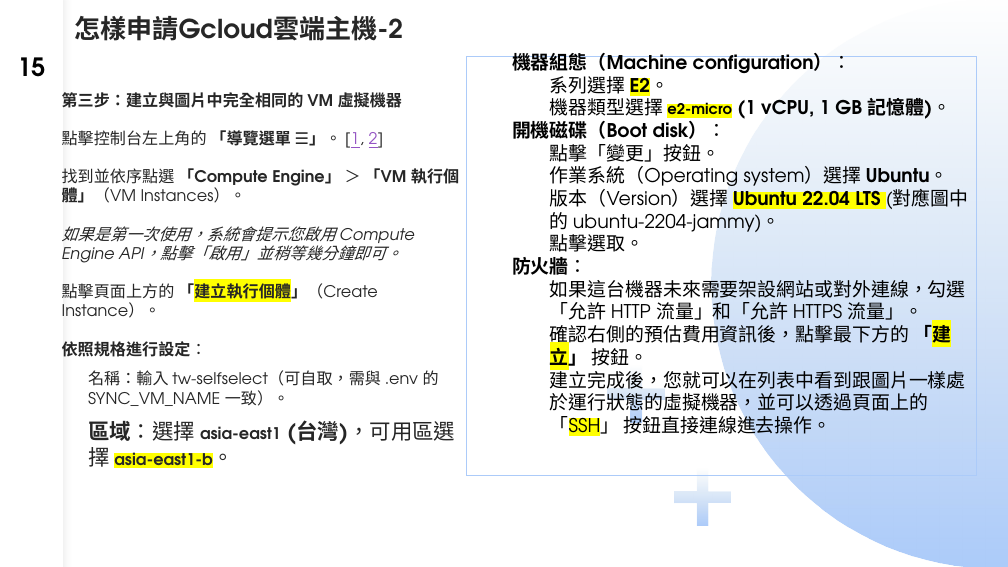
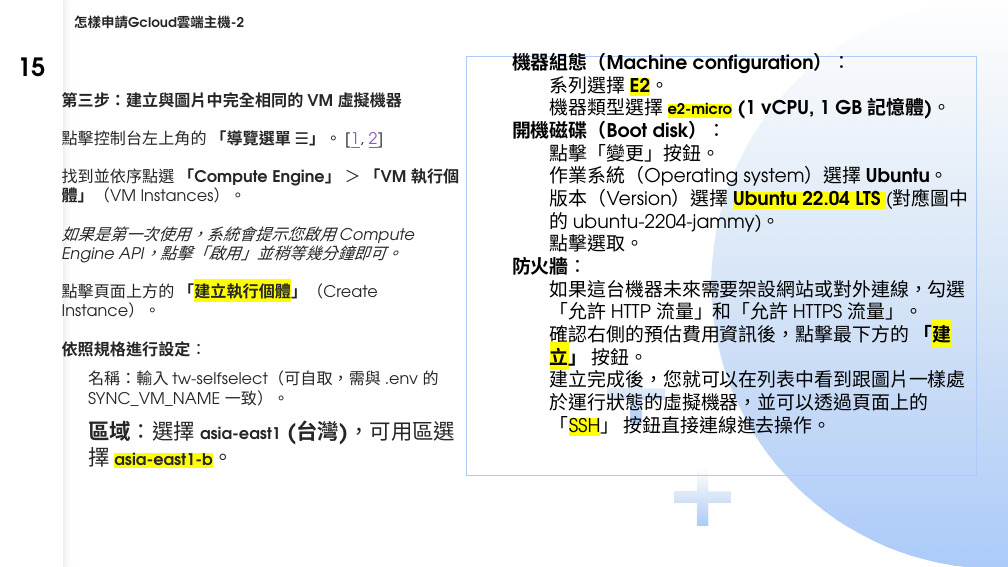
Before and after one commit to dinchentech/tw-selfselect, a slide deck: slide 15 of plans/ppt/TW-SELFSELECT台股買賣自動化系統-W1-講稿版.pptx. Drawn at 1008x567 pixels with LibreOffice and Linux fonts; fonts in the diff are those of the drawing. Boxes give left, top, right and bottom in pixels: in the first picture for what was removed or moved away, otherwise in the second. Text is boxed around its words. In the diff, an @@ line names an element or a change of style, - is before the commit and + after.

```diff
--- a/plans/ppt/TW-SELFSELECT台股買賣自動化系統-W1-講稿版.pptx
+++ b/plans/ppt/TW-SELFSELECT台股買賣自動化系統-W1-講稿版.pptx
@@ title "怎樣申請Gcloud雲端主機-2" at [74,15,244,29]: size 24.8 to 12.8 pt @@
```
Also in this commit, not shown: 2 other slides changed.
